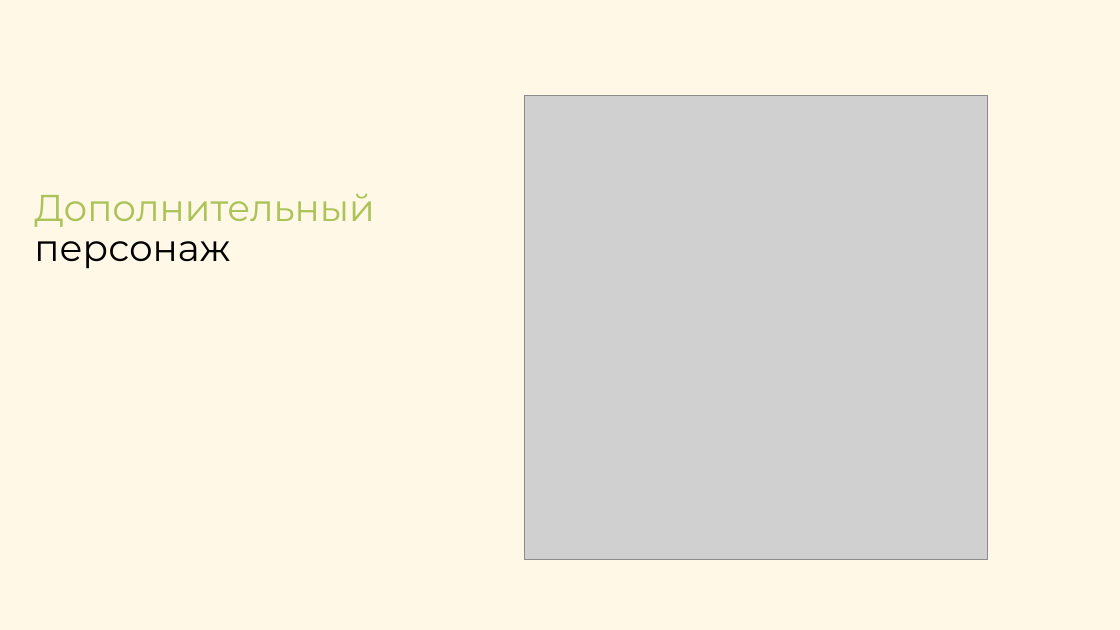
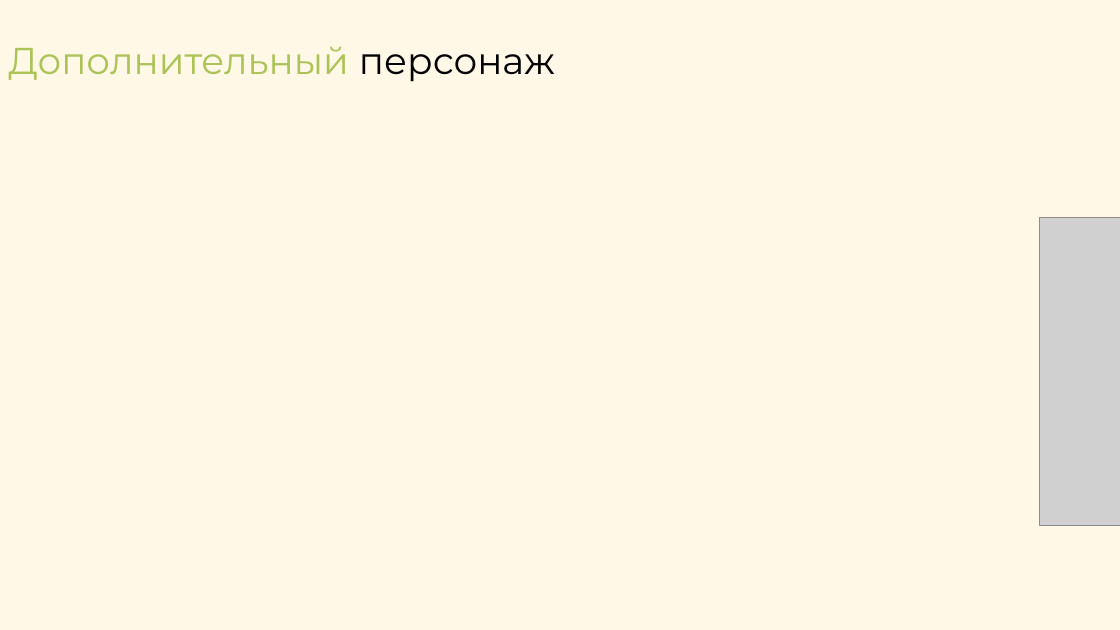
Before and after one commit to AndreiDuvakin/PyGame-Project, a slide deck: slide 4 of data/documents/Презентация.pptx (slide 5 before the commit). Drawn at 1120x630 pixels with LibreOffice and Linux fonts; fonts in the diff are those of the drawing; grey boxes stand for pictures. Boxes give left, top, right and bottom in pixels: in the first picture for what was removed or moved away, otherwise in the second. Text is boxed around its words. In the diff, an @@ line names an element or a change of style, - is before the commit and + after.

```diff
--- a/data/documents/Презентация.pptx
+++ b/data/documents/Презентация.pptx
@@ title "Дополнительный персонаж" rewrapped from (34,193,375,269) to (8,46,555,82) @@
@@ picture removed at (524,96,988,560) @@
@@ picture added at (1040,218,1120,525) @@
```
Also in this commit, not shown: 2 other slides changed, 4 slides added, 1 slide removed.
